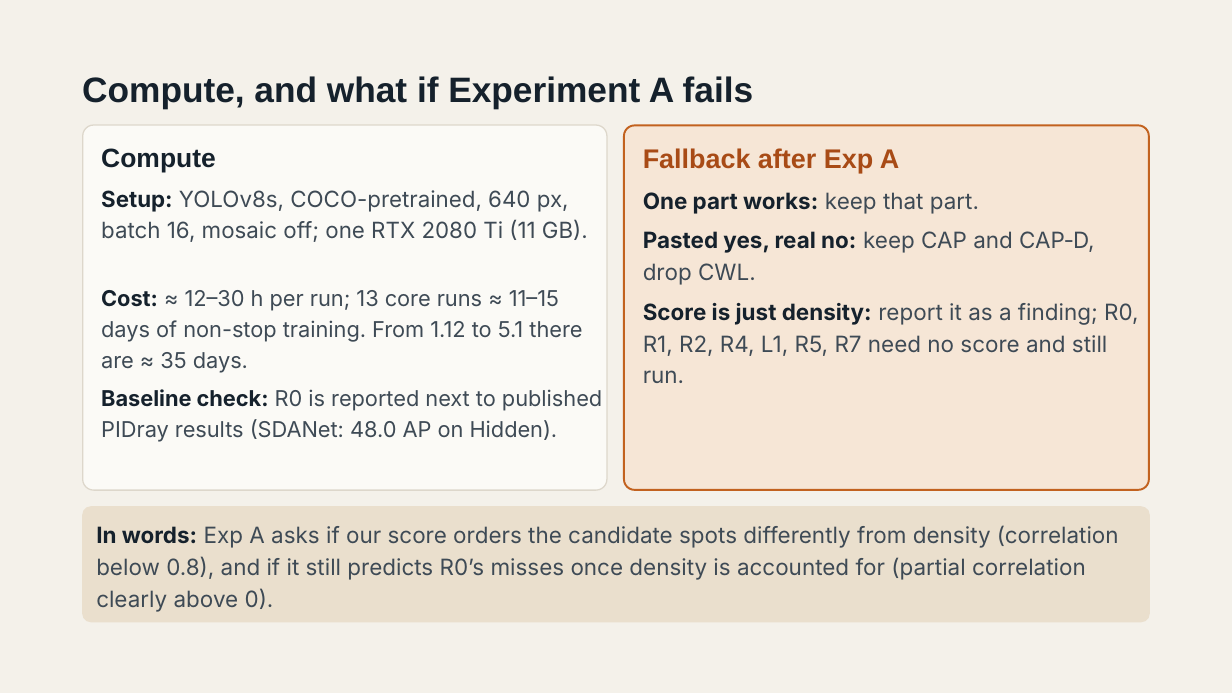
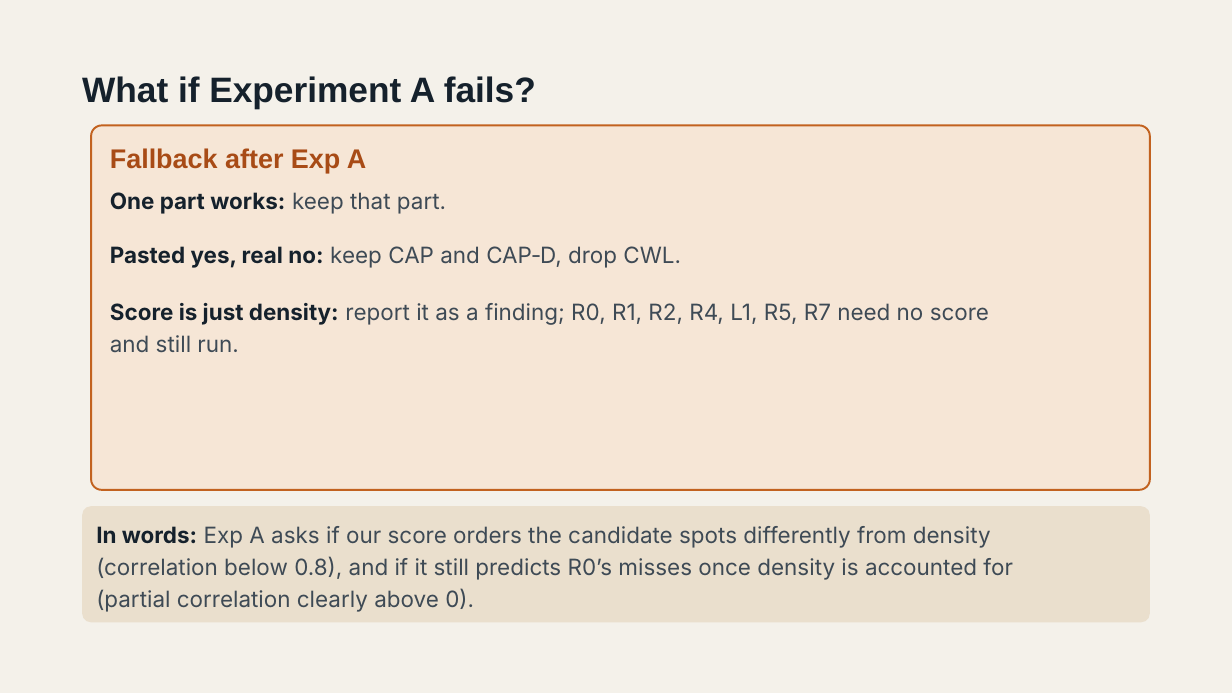
Before and after one commit to DavidAz01/Computer_Vision, a slide deck: slide 10 of Presentations/Beyond Background Density CAP Research Proposal (short version).pptx. Drawn at 1232x693 pixels with LibreOffice and Linux fonts; fonts in the diff are those of the drawing. Boxes give left, top, right and bottom in pixels: in the first picture for what was removed or moved away, otherwise in the second. Text is boxed around its words. In the diff, an @@ line names an element or a change of style, - is before the commit and + after.

```diff
--- a/Presentations/Beyond Background Density CAP Research Proposal (short version).pptx
+++ b/Presentations/Beyond Background Density CAP Research Proposal (short version).pptx
@@ title at bbox=[82, 76, 536, 108]: text changed @@
-Compute, and what if Experiment A fails
+What if Experiment A fails?
@@ rounded rectangle removed at bbox=[83, 125, 607, 490] @@
@@ rounded rectangle: place and size @@
-rounded rectangle at bbox=[624, 126, 1149, 490]
+rounded rectangle at bbox=[91, 126, 1151, 490]
@@ text removed at bbox=[101, 148, 216, 172] @@
-Compute
@@ text "Fallback after Exp A": place and size @@
-text "Fallback after Exp A" at bbox=[643, 148, 899, 173]
+text "Fallback after Exp A" at bbox=[110, 148, 366, 173]
@@ text removed at bbox=[101, 190, 588, 242] @@
-Setup: YOLOv8s, COCO-pretrained, 640 px, batch 16, mosaic off; one RTX 2080 Ti (11 GB).
@@ text "One part works: keep that ...": place and size @@
-text "One part works: keep that ..." at bbox=[643, 192, 979, 214]
+text "One part works: keep that ..." at bbox=[110, 192, 446, 214]
@@ text "Pasted yes, real no: keep ..." rewrapped from bbox=[643, 231, 1095, 285] to bbox=[110, 246, 681, 268] @@
@@ text removed at bbox=[101, 290, 582, 373] @@
-Cost: ≈ 12–30 h per run; 13 core runs ≈ 11–15 days of non-stop training. From 1.12 to 5.1 there are ≈ 35 days.
@@ text "Score is just density: report ..." rewrapped from bbox=[643, 303, 1139, 383] to bbox=[110, 303, 989, 353] @@
@@ text removed at bbox=[101, 389, 602, 442] @@
-Baseline check: R0 is reported next to published PIDray results (SDANet: 48.0 AP on Hidden).
```
Also in this commit, not shown: 3 other slides changed, 1 slide added, 1 slide removed, 5 other files.
